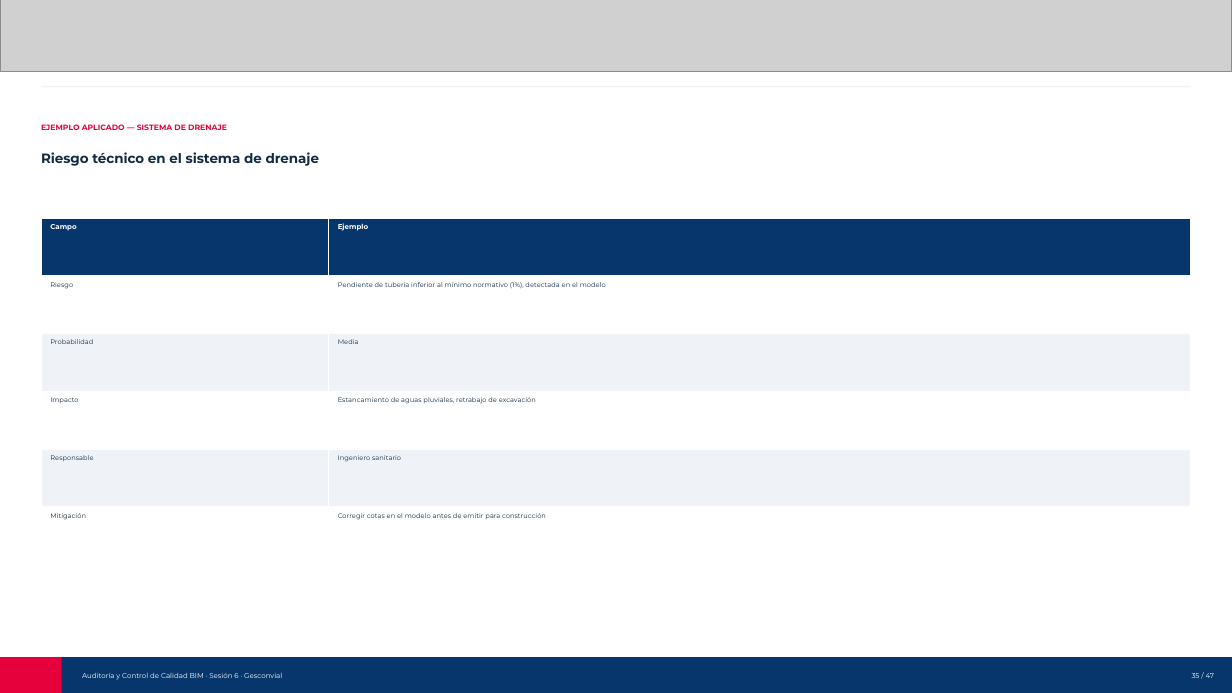
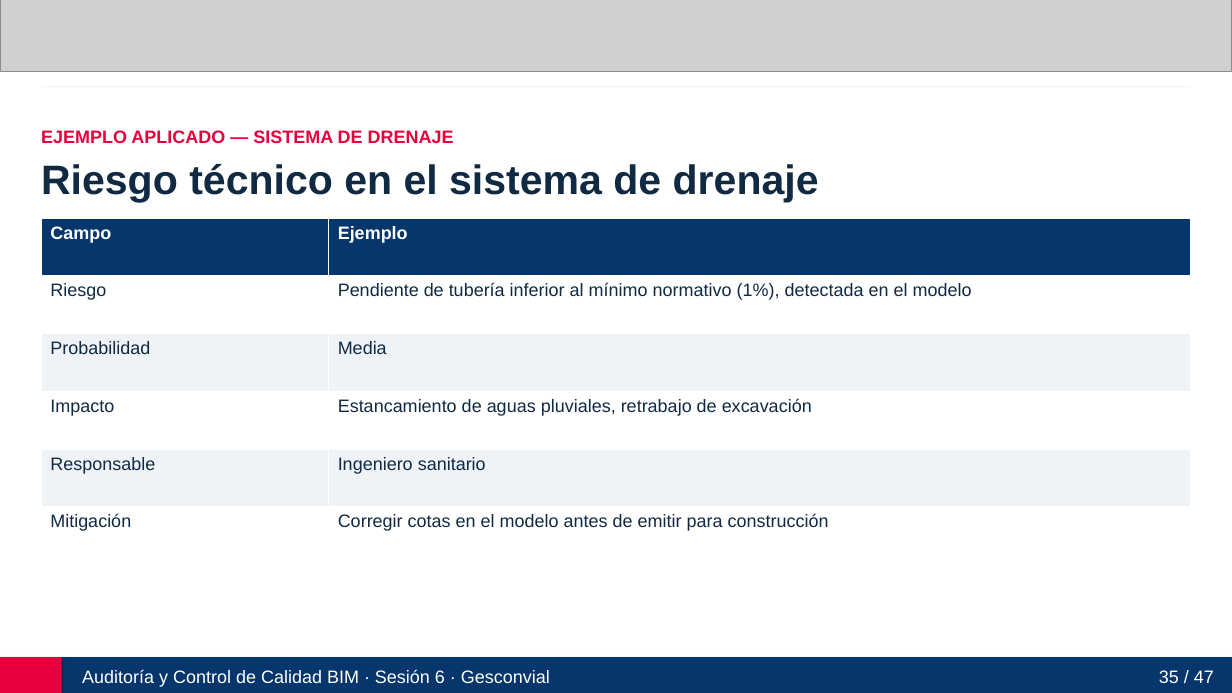
Before and after one commit to manuelzv150-art/auditoria-control-calidad-bim-gesconvial, a slide deck: slide 35 of Auditoria_y_Control_de_Calidad_BIM_Gesconvial_Sesion6.pptx. Drawn at 1232x693 pixels with LibreOffice and Linux fonts; fonts in the diff are those of the drawing; grey boxes stand for pictures. Boxes give left, top, right and bottom in pixels: in the first picture for what was removed or moved away, otherwise in the second. Text is boxed around its words. In the diff, an @@ line names an element or a change of style, - is before the commit and + after.

```diff
--- a/Auditoria_y_Control_de_Calidad_BIM_Gesconvial_Sesion6.pptx
+++ b/Auditoria_y_Control_de_Calidad_BIM_Gesconvial_Sesion6.pptx
@@ text "EJEMPLO APLICADO — SISTEMA DE ..." at <box>41,130,454,143</box>: size 6 to 14 pt, font Montserrat to Arial @@
@@ text "Riesgo técnico en el sistema ..." at <box>41,164,819,203</box>: size 10.5 to 32 pt, font Montserrat to Arial @@
@@ table at <box>41,218,1190,565</box> @@
@@ size 5.5 to 14 pt in "Campo", "Ejemplo" @@
@@ font Montserrat to Arial, size 5.2 to 14 pt @@
@@ rectangle at <box>0,657,1232,693</box>: shadow on @@
@@ text "Auditoría y Control de Calidad ..." at <box>82,670,550,687</box>: size 5.5 to 14 pt, font Montserrat to Arial @@
@@ text "35 / 47" at <box>1159,670,1214,683</box>: size 5.5 to 14 pt, font Montserrat to Arial @@
```
Also in this commit, not shown: 46 other slides changed, 47 other files.
